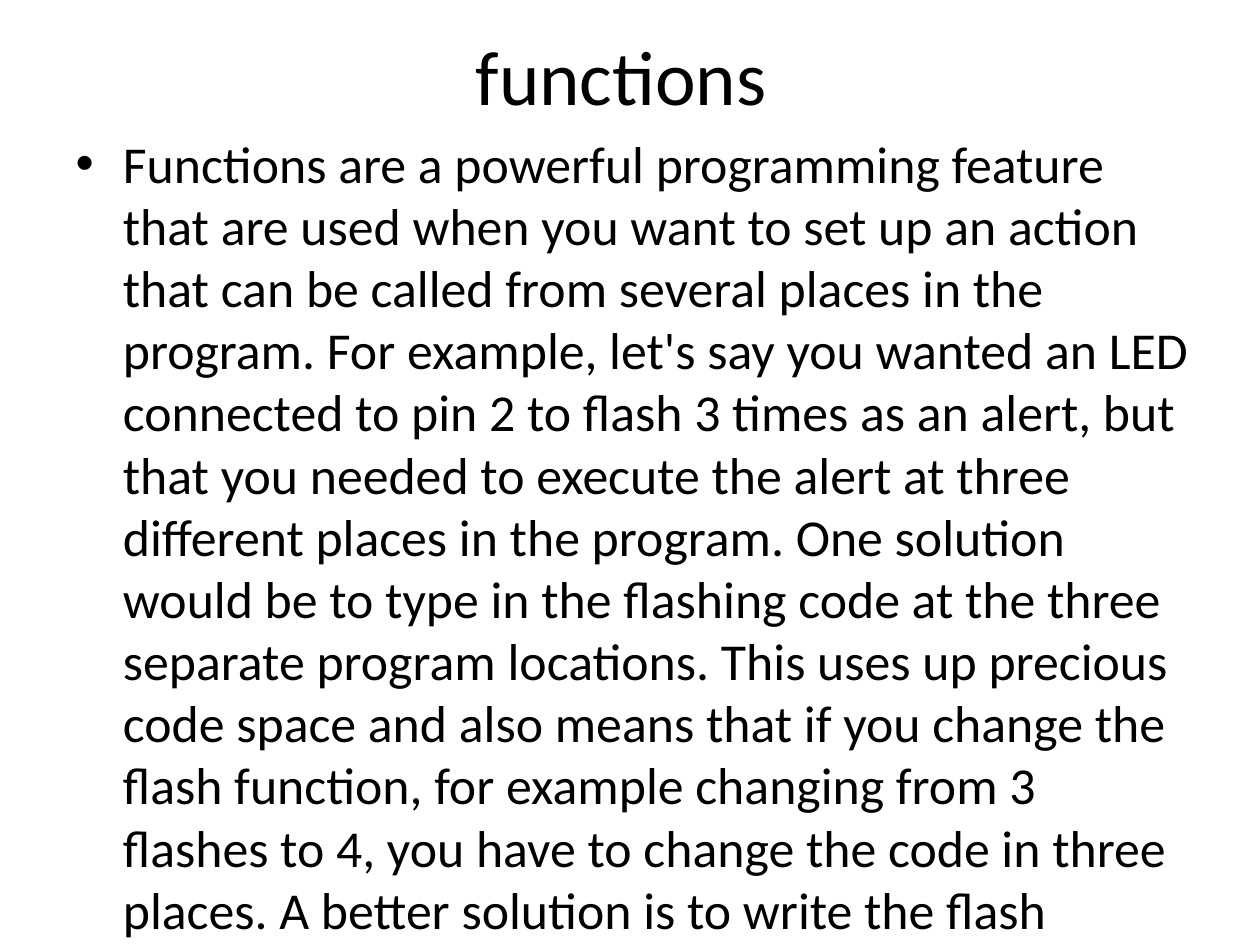
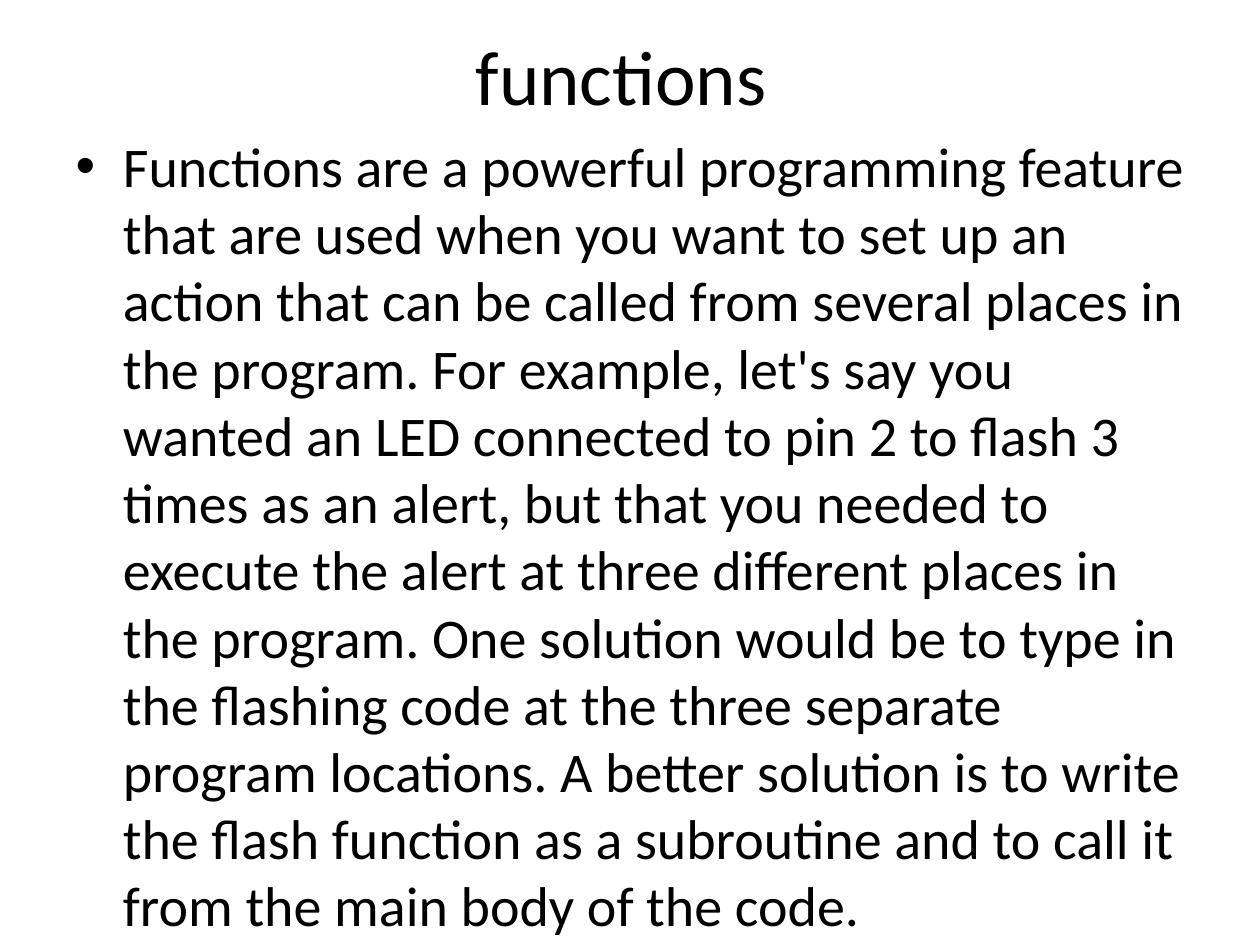
Before and after one commit to yuanpeiZ/aiclass, a slide deck: slide 55 of ppt/Arduino.pptx. Drawn at 1260x945 pixels with LibreOffice and Linux fonts; fonts in the diff are those of the drawing. Boxes give left, top, right and bottom in pixels: in the first picture for what was removed or moved away, otherwise in the second. Text is boxed around its words. In the diff, an @@ line names an element or a change of style, - is before the commit and + after.

Commit message:
ppt

```diff
--- a/ppt/Arduino.pptx
+++ b/ppt/Arduino.pptx
@@ text at <box>123,148,1184,935</box>: text changed; size 29.6 to 32 pt @@
-• Functions are a powerful programming feature that are used when you want to set up an action that can be called from several places in the program. For example, let's say you wanted an LED connected to pin 2 to flash 3 times as an alert, but that you needed to execute the alert at three different places in the program. One solution would be to type in the flashing code at the three separate program locations. This uses up precious code space and also means that if you change the flash function, for example changing from 3 flashes to 4, you have to change the code in three places. A better solution is to write the flash function as a subroutine and to call it from the main body of the code.
+• Functions are a powerful programming feature that are used when you want to set up an action that can be called from several places in the program. For example, let's say you wanted an LED connected to pin 2 to flash 3 times as an alert, but that you needed to execute the alert at three different places in the program. One solution would be to type in the flashing code at the three separate program locations. A better solution is to write the flash function as a subroutine and to call it from the main body of the code.
```
Also in this commit, not shown: 3 other slides changed.
